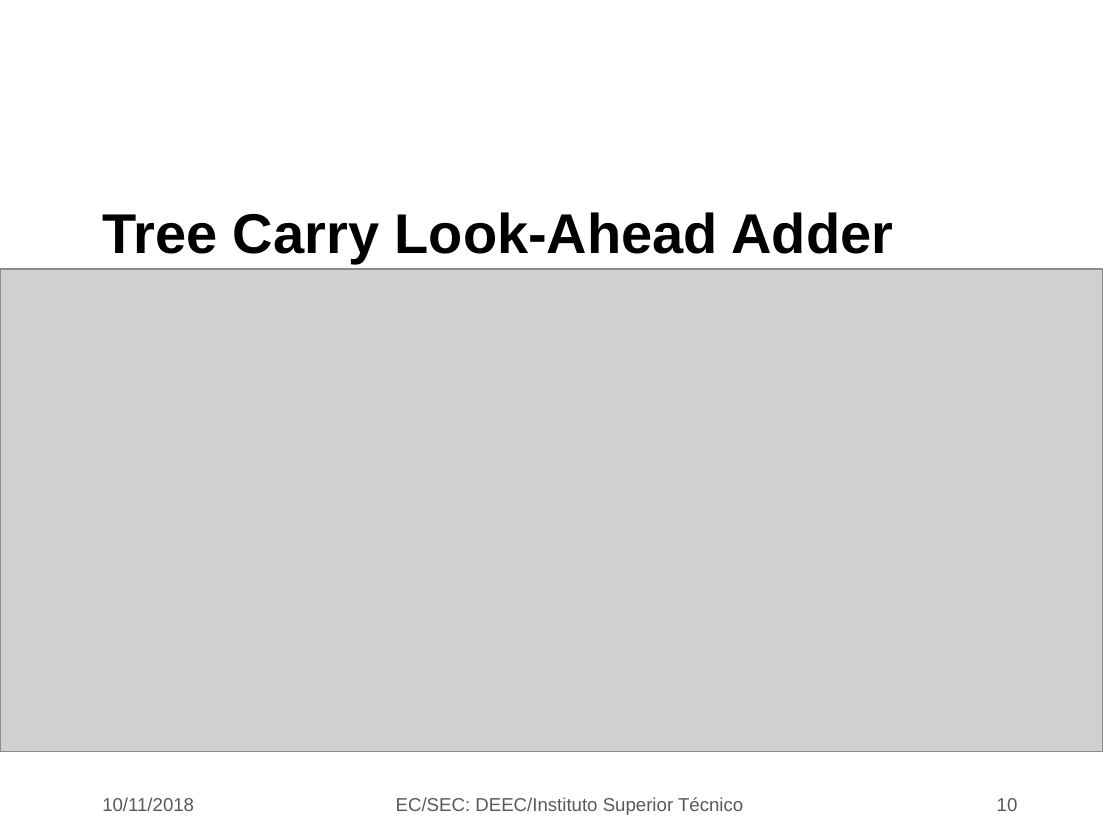
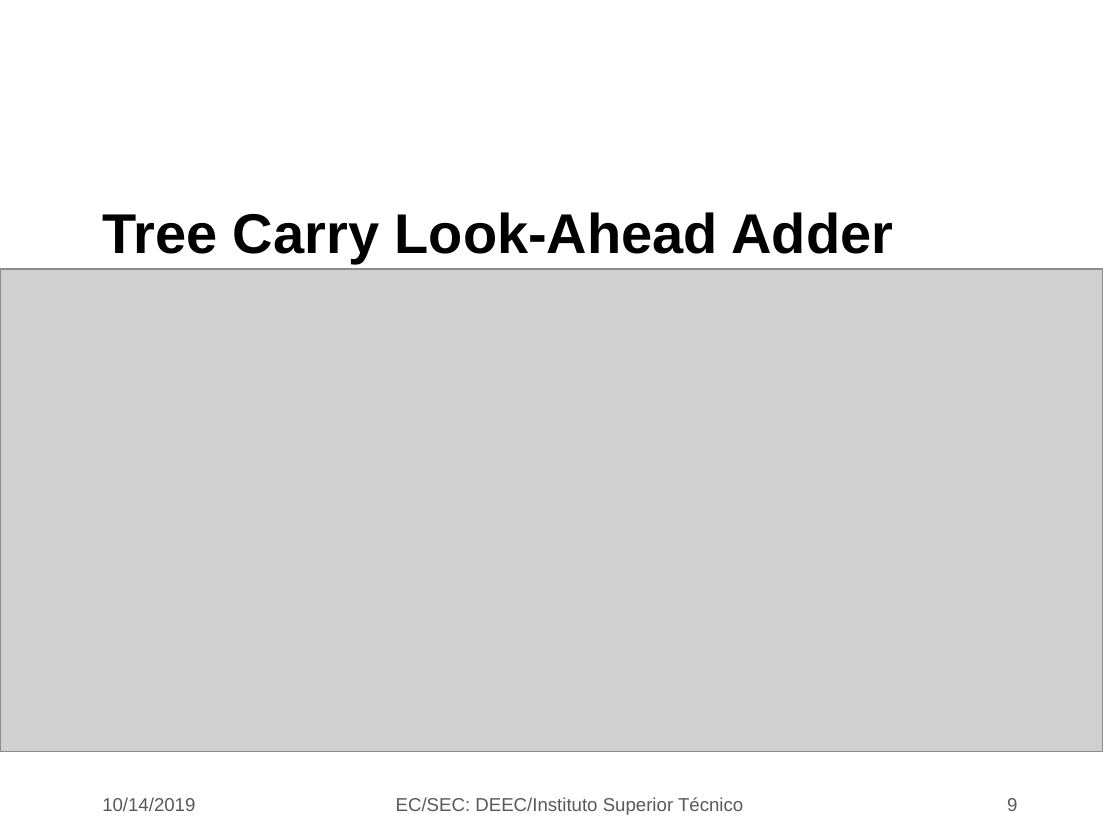
Before and after one commit to jjts/ist-sec, a slide deck: slide 9 of lectures/l8_adders_ii/l8.odp (slide 10 before the commit). Drawn at 1120x840 pixels with LibreOffice and Linux fonts; fonts in the diff are those of the drawing; grey boxes stand for pictures; background and template pictures are left out. Boxes give left, top, right and bottom in pixels: in the first picture for what was removed or moved away, otherwise in the second. Text is boxed around its words. In the diff, an @@ line names an element or a change of style, - is before the commit and + after.

```diff
--- a/lectures/l8_adders_ii/l8.odp
+++ b/lectures/l8_adders_ii/l8.odp
@@ text at [102, 797, 195, 811]: text changed @@
-10/11/2018
+10/14/2019
@@ page number at [1007, 798, 1017, 811]: text changed @@
-10
+9
```
Also in this commit, not shown: 12 other slides changed, 1 slide added, 1 slide removed.
